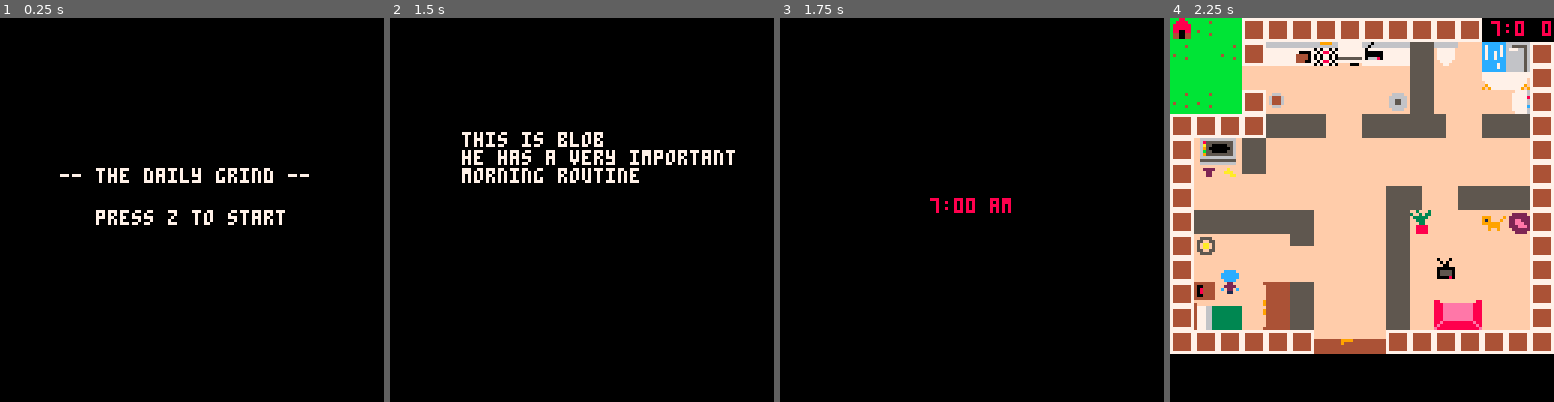
Above: before the commit, frames 1-4 (left to right).
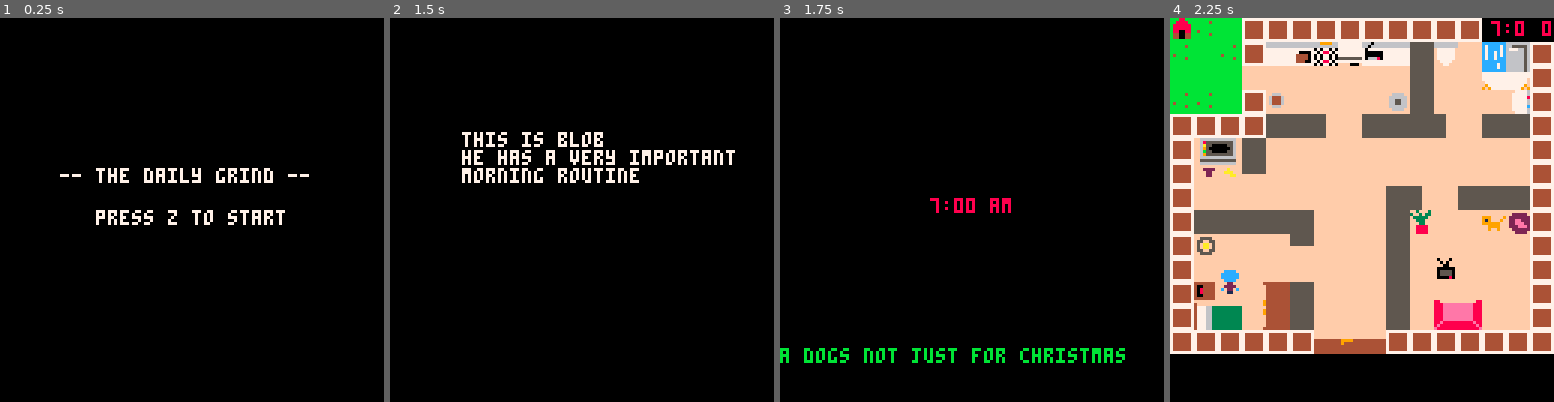
Above: after the commit, the same moments.

Repository: KTNelson/dailygrind-pico8
Game: PICO-8 cartridge dailygrind.p8
The game is run twice, just before and just after one commit, with the same random seed, the same clock (stepped at 60 frames per second) and the same inputs.
Inputs:
- Up to frame 1 (0.25 s): no input
- Up to frame 2 (1.5 s): tap X (X key) at 0.33, 1.07 s; tap O (Z key) at 0.7 s
- Up to frame 3 (1.75 s): hold Right from 1.6 s (still down); tap O (Z key) at 1.7 s
- Up to frame 4 (2.25 s): tap X (X key) at 1.85 s; release Right at 2.1 s; tap O (Z key) at 2.1 s; hold Up from 2.15 s (still down)

Frames 1-2 are identical in both runs. In frame 3, 1.4% of the frame differs, in the area x 0-90%, y 85-90%; in frame 4, nothing differs.

Commit message:
animated washer and added optional task hints

Diff:
--- a/dailygrind.p8
+++ b/dailygrind.p8
@@ -20,6 +20,20 @@
 
 dog_fed = false
 laundry_on = false
+
+optional_index = 0
+
+additional_objectives_text = {}
+additional_objectives_text[1] = "you shouldn't go to work\
+on an empty stomach"
+additional_objectives_text[2] = "why not listen to the breakfast\
+show?"
+additional_objectives_text[3] = "your running low on pants"
+additional_objectives_text[4] = "a dogs not just for christmas"
+additional_objectives_text[5] = "whats on the idiot box?"
+additional_objectives_text[6] = "that plants looking a bit brown"
+additional_objectives_text[7] = "don't get caught short"
+
 
 task_complete_text = {}
 task_complete_text[1] = "breakfast is served!"
@@ -162,6 +176,7 @@
   washer.spr2 = 15
   washer.spr3 = 30
   washer.spr4 = 31
+  washer.update = 0
 end
 
 function _init()
@@ -371,10 +386,6 @@
     time_spent_watching_tv = active_task_countup
     rate_enjoyment_level()
     tv.spr = 44
-  elseif current_task.name == "do your laundry" then
-    laundry_on = true
-    washer.spr3 = 46
-    washer.spr4 = 47
   end
   active_task_countup = 0
   task_is_counting_up = false
@@ -415,9 +426,11 @@
       gamestate = "intro1"
     end
     if gamestate == "intro2" then
+      optional_index = flr(rnd(7)) + 1
       gamestate = "alarm"
     end
     if gamestate == "result" then
+      optional_index = flr(rnd(7)) + 1
       gamestate = "alarm"
       sfx(0)
     end
@@ -437,6 +450,9 @@
   dog_waypoints = {}
   init_dog_waypoints()
   make_dog()
+  make_tv()
+  make_washer()
+  laundry_on = false
 end
 
 function update_timer()
@@ -461,6 +477,11 @@
     if current_task.task_skill == 0 then
       current_task.task_time /= 2
       current_task.newly_skilled = true
+    end
+    if current_task.name == "do your laundry" then
+      laundry_on = true
+      washer.spr3 = 46
+      washer.spr4 = 47
     end
   elseif framecount % 15 == 0 and framecount ~= 0 then
     active_task_countdown -= 1
@@ -519,12 +540,16 @@
 
 function update_laundry()
   if laundry_on then
-    if washer.spr1 == 46 then
-      washer.spr1 = 62
-      washer.spr2 = 63
+    if washer.update <= 2 then
+      washer.spr1 = 64
+      washer.spr2 = 65
     else
-      washer.spr1 = 46
-      washer.spr2 = 47
+      washer.spr1 = 80
+      washer.spr2 = 81
+    end
+    washer.update += 1
+    if washer.update == 6 then
+      washer.update = 0
     end
   end
 end
@@ -533,7 +558,7 @@
 function update_tasks()
   update_dog()
   update_tv()
---  update_laundry()
+  update_laundry()
 end
 
 
@@ -653,6 +678,7 @@
     end
     if gamestate == "alarm" then
     	print("7:00 am", 50, 60, 8)
+        print(additional_objectives_text[optional_index], 0, 110, 11)
     end
     if gamestate == "failure" then
       print(print(endingstrings[1], 0, 32, 7))
@@ -724,22 +750,22 @@
 0000000000222200002222000022220000222200f77777777777777f4777663333333333f666666f88e8888888888e88f0c3b10f000000000000000000000000
 000000000c0220c00c0220c000c220c00c022c00f97777777777779f4777663333333333ff6666ff8e888888888888e8f0000b0f000000000000000000000000
 00000000000110000001100000011000000110009f977777777779f94777663333333333ffffffffe88888888888888effffffff000000000000000000000000
-00000000000000000000000000000000000000000000000000000000000000000000000000000000000000000000000000000000000000000000000000000000
-00000000000000000000000000000000000000000000000000000000000000000000000000000000000000000000000000000000000000000000000000000000
-00000000000000000000000000000000000000000000000000000000000000000000000000000000000000000000000000000000000000000000000000000000
-00000000000000000000000000000000000000000000000000000000000000000000000000000000000000000000000000000000000000000000000000000000
-00000000000000000000000000000000000000000000000000000000000000000000000000000000000000000000000000000000000000000000000000000000
-00000000000000000000000000000000000000000000000000000000000000000000000000000000000000000000000000000000000000000000000000000000
-00000000000000000000000000000000000000000000000000000000000000000000000000000000000000000000000000000000000000000000000000000000
-00000000000000000000000000000000000000000000000000000000000000000000000000000000000000000000000000000000000000000000000000000000
-00000000000000000000000000000000000000000000000000000000000000000000000000000000000000000000000000000000000000000000000000000000
-00000000000000000000000000000000000000000000000000000000000000000000000000000000000000000000000000000000000000000000000000000000
-00000000000000000000000000000000000000000000000000000000000000000000000000000000000000000000000000000000000000000000000000000000
-00000000000000000000000000000000000000000000000000000000000000000000000000000000000000000000000000000000000000000000000000000000
-00000000000000000000000000000000000000000000000000000000000000000000000000000000000000000000000000000000000000000000000000000000
-00000000000000000000000000000000000000000000000000000000000000000000000000000000000000000000000000000000000000000000000000000000
-00000000000000000000000000000000000000000000000000000000000000000000000000000000000000000000000000000000000000000000000000000000
-00000000000000000000000000000000000000000000000000000000000000000000000000000000000000000000000000000000000000000000000000000000
+ff666666666666ff0000000000000000000000000000000000000000000000000000000000000000000000000000000000000000000000000000000000000000
+ff685555555556ff0000000000000000000000000000000000000000000000000000000000000000000000000000000000000000000000000000000000000000
+ff6a5522222556ff0000000000000000000000000000000000000000000000000000000000000000000000000000000000000000000000000000000000000000
+ff69522000aa56ff0000000000000000000000000000000000000000000000000000000000000000000000000000000000000000000000000000000000000000
+ff6b55aaaaa556ff0000000000000000000000000000000000000000000000000000000000000000000000000000000000000000000000000000000000000000
+ff695555555556ff0000000000000000000000000000000000000000000000000000000000000000000000000000000000000000000000000000000000000000
+ff666666666666ff0000000000000000000000000000000000000000000000000000000000000000000000000000000000000000000000000000000000000000
+ff555555555555ff0000000000000000000000000000000000000000000000000000000000000000000000000000000000000000000000000000000000000000
+ff666666666666ff0000000000000000000000000000000000000000000000000000000000000000000000000000000000000000000000000000000000000000
+ff685555555556ff0000000000000000000000000000000000000000000000000000000000000000000000000000000000000000000000000000000000000000
+ff6a55aaaaa556ff0000000000000000000000000000000000000000000000000000000000000000000000000000000000000000000000000000000000000000
+ff695aa0002256ff0000000000000000000000000000000000000000000000000000000000000000000000000000000000000000000000000000000000000000
+ff6b5522222556ff0000000000000000000000000000000000000000000000000000000000000000000000000000000000000000000000000000000000000000
+ff695555555556ff0000000000000000000000000000000000000000000000000000000000000000000000000000000000000000000000000000000000000000
+ff666666666666ff0000000000000000000000000000000000000000000000000000000000000000000000000000000000000000000000000000000000000000
+ff555555555555ff0000000000000000000000000000000000000000000000000000000000000000000000000000000000000000000000000000000000000000
 00000000000000000000000000000000000000000000000000000000000000000000000000000000000000000000000000000000000000000000000000000000
 00000000000000000000000000000000000000000000000000000000000000000000000000000000000000000000000000000000000000000000000000000000
 00000000000000000000000000000000000000000000000000000000000000000000000000000000000000000000000000000000000000000000000000000000
@@ -821,7 +847,7 @@
 00000000000000000000000000000000000000000000000000000000000000000000000000000000000000000000000000000000000000000000000000000000
 00000000000000000000000000000000000000000000000000000000000000000000000000000000000000000000000000000000000000000000000000000000
 __gff__
-000000f101010100c10101c10005414100010000000000110021005100010000000171b18191910100010000313100000000000000000001010101013101010100000000000000000000000000000000000000000000000000000000000000000000000000000000000000000000000000000000000000000000000000000000
+000000f101010100c10101c10005414100010000000000110021005100010000000171b18191910100010000313100000000000000000001010101013101010141410000000000000000000000000000414100000000000000000000000000000000000000000000000000000000000000000000000000000000000000000000
 0000000000000000000000000000000000000000000000000000000000000000000000000000000000000000000000000000000000000000000000000000000000000000000000000000000000000000000000000000000000000000000000000000000000000000000000000000000000000000000000000000000000000000
 __map__
 1d0c1c0404040404040404040400000000000000000000000000000000000000000000000000000000000000000000000000000000000000000000000000000000000000000000000000000000000000000000000000000000000000000000000000000000000000000000000000000000000000000000000000000000000000
